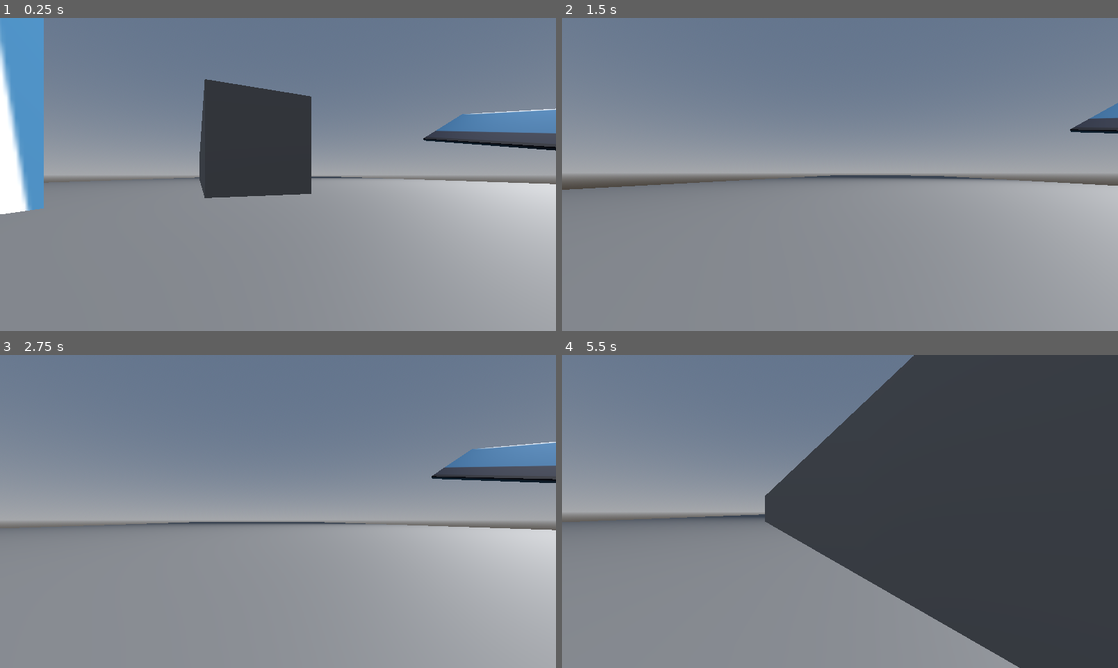
Above: before the commit, frames 1-4 (two rows, left to right).
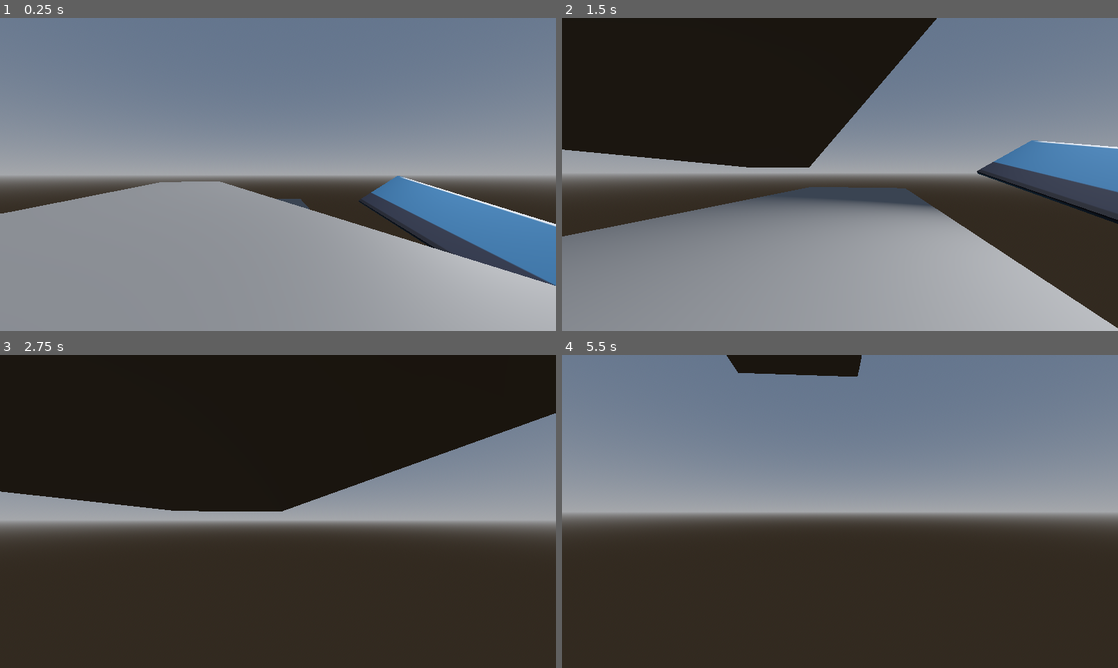
Above: after the commit, the same moments.

Repository: DanTheDan64/titan-trackers
Game: Godot game, scene res://test_scene.tscn
Same seed, same stepped clock (60 frames per second), same inputs: the game is played once before the commit and once after it. The engine's default icon, where the game draws it, is replaced by a stand-in: a white triangle on a blue panel in a dark square.
Inputs (mouse positions are in pixels of both pictures, inside the frame that each line leads up to):
- Up to frame 1 (0.25 s): no input
- Up to frame 2 (1.5 s): move the mouse to (867, 174) at 0.52 s; hold W (up) from 0.53 s (still down); click (867, 174) at 0.6 s; tap Space (jump) at 0.77 s; move the mouse to (812, 174) at 1.27 s; click (812, 174) at 1.35 s
- Up to frame 3 (2.75 s): keep holding W (up); tap Space (jump) at 1.52 s; move the mouse to (289, 505) at 2.02 s; hold Right mouse button (shoot) from 2.03 s (still down); click (289, 505) at 2.3 s
- Up to frame 4 (5.5 s): keep holding W (up); move the mouse to (834, 517) at 2.77 s; release Right mouse button (shoot) at 2.78 s; tap Shift (sneak) at 2.85 s; tap Space (jump) at 3.02, 3.77, 4.52 s; click (834, 517) at 3.05 s; move the mouse to (878, 514) at 3.52 s; click (878, 514) at 3.6 s; move the mouse to (795, 508) at 4.27 s; click (795, 508) at 4.35 s; move the mouse to (845, 511) at 5.02 s; hold Right mouse button (shoot) from 5.03 s (still down); click (845, 511) at 5.3 s

The runs differ from the first frame. In frame 1, 24% of the frame differs, in the area x 0-100%, y 0-86%; in frame 2, 51%; in frame 3, 89%, in the area x 0-100%, y 0-100%; in frame 4, 74%.
Error in both runs: Invalid access to property or key 'position' on a base object of type 'Dictionary'. (res://player/moving_controller.gd:40)

Commit message:
grappling almost done

Diff:
--- a/Titan Trackers/player/moving_controller.gd
+++ b/Titan Trackers/player/moving_controller.gd
@@ -30,20 +30,19 @@
 			velocity += -$"../stuff_holder/Camera3D".transform.basis.z
 
 	if Input.is_action_just_pressed("fire_hook"):
-			var space_state = get_world_3d().direct_space_state
-			# use global coordinates, not local to node
-			var query = PhysicsRayQueryParameters3D.create(
-			$"../stuff_holder/Camera3D".position,
-			-$"../stuff_holder/Camera3D".transform.basis.z * 150)
-			var result = space_state.intersect_ray(query)
-			print(result)
-			%StaticBody3D6.position = result.position + $"..".position
-			$"../grappling_physicsbody".position = position
+		var space_state = get_world_3d().direct_space_state
+		# use global coordinates, not local to node
+		var query = PhysicsRayQueryParameters3D.create(
+		$"../stuff_holder/Camera3D".position,
+		-$"../stuff_holder/Camera3D".transform.basis.z * 150)
+		var result = space_state.intersect_ray(query)
+		print(result)
+		%PinJoint3D.position = result.position + $"..".position
 
-			$"..".change_state()
-			$"../grappling_physicsbody".linear_velocity = velocity
-			velocity = Vector3.ZERO
-			return
+		$"..".change_state()
+		$"../grappling_physicsbody".linear_velocity = velocity
+		velocity = Vector3.ZERO
+		return
 
 
 
--- a/Titan Trackers/project.godot
+++ b/Titan Trackers/project.godot
@@ -17,7 +17,6 @@
 
 [display]
 
-window/size/mode=3
 window/stretch/mode="viewport"
 window/stretch/aspect="ignore"
 
--- a/Titan Trackers/test_scene.tscn
+++ b/Titan Trackers/test_scene.tscn
@@ -15,6 +15,7 @@
 sky = SubResource("Sky_jbla2")
 
 [sub_resource type="BoxShape3D" id="BoxShape3D_newsb"]
+size = Vector3(0.001, 1, 1)
 
 [sub_resource type="BoxMesh" id="BoxMesh_fqadi"]
 
@@ -47,10 +48,15 @@
 [node name="WorldEnvironment" type="WorldEnvironment" parent="."]
 environment = SubResource("Environment_h8gqh")
 
-[node name="StaticBody3D6" type="StaticBody3D" parent="."]
+[node name="PinJoint3D" type="PinJoint3D" parent="."]
 unique_name_in_owner = true
 transform = Transform3D(9.80102, 0, 28.84, 0, 10.534, 0, -3.86072, 0, 73.2146, -15.8565, 4.9674, -56.0442)
-collision_layer = 0
+node_a = NodePath("../StaticBody3D6")
+node_b = NodePath("../player_2/grappling_physicsbody")
+exclude_nodes_from_collision = false
+
+[node name="StaticBody3D6" type="StaticBody3D" parent="."]
+transform = Transform3D(9.80102, 0, 28.84, 0, 10.534, 0, -3.86072, 0, 73.2146, 28.1435, 24.9674, -4.0442)
 collision_mask = 0
 metadata/_edit_group_ = true
 
@@ -59,12 +65,6 @@
 
 [node name="MeshInstance3D" type="MeshInstance3D" parent="StaticBody3D6"]
 mesh = SubResource("BoxMesh_fqadi")
-
-[node name="PinJoint3D" type="PinJoint3D" parent="StaticBody3D6"]
-transform = Transform3D(1, 0, 0, 0, 1, 0, 3.72529e-09, 0, 1, 0, 0, 0)
-node_a = NodePath("..")
-node_b = NodePath("../../player_2/grappling_physicsbody")
-exclude_nodes_from_collision = false
 
 [node name="terrain" type="Node" parent="."]
 
@@ -82,10 +82,10 @@
 metadata/_edit_group_ = true
 
 [node name="CollisionShape3D" type="CollisionShape3D" parent="terrain/StaticBody3D5"]
+transform = Transform3D(1, 0, 0, 0, 1, 0, 0, 0, 1, 0.4995, 0, 0)
 shape = SubResource("BoxShape3D_newsb")
 
 [node name="MeshInstance3D" type="MeshInstance3D" parent="terrain/StaticBody3D5"]
-transform = Transform3D(1, 0, 0, 0, 1, 0, 0, 0, 1, 0, -0.0166667, 0)
 material_override = SubResource("StandardMaterial3D_021oi")
 mesh = SubResource("BoxMesh_fqadi")
 
@@ -126,6 +126,7 @@
 mesh = SubResource("BoxMesh_fqadi")
 
 [node name="player_2" type="Marker3D" parent="."]
+transform = Transform3D(1, 0, 0, 0, 1, 0, 0, 0, 1, 31, 30, 0)
 script = ExtResource("2_3nyfb")
 
 [node name="stuff_holder" type="Marker3D" parent="player_2"]
